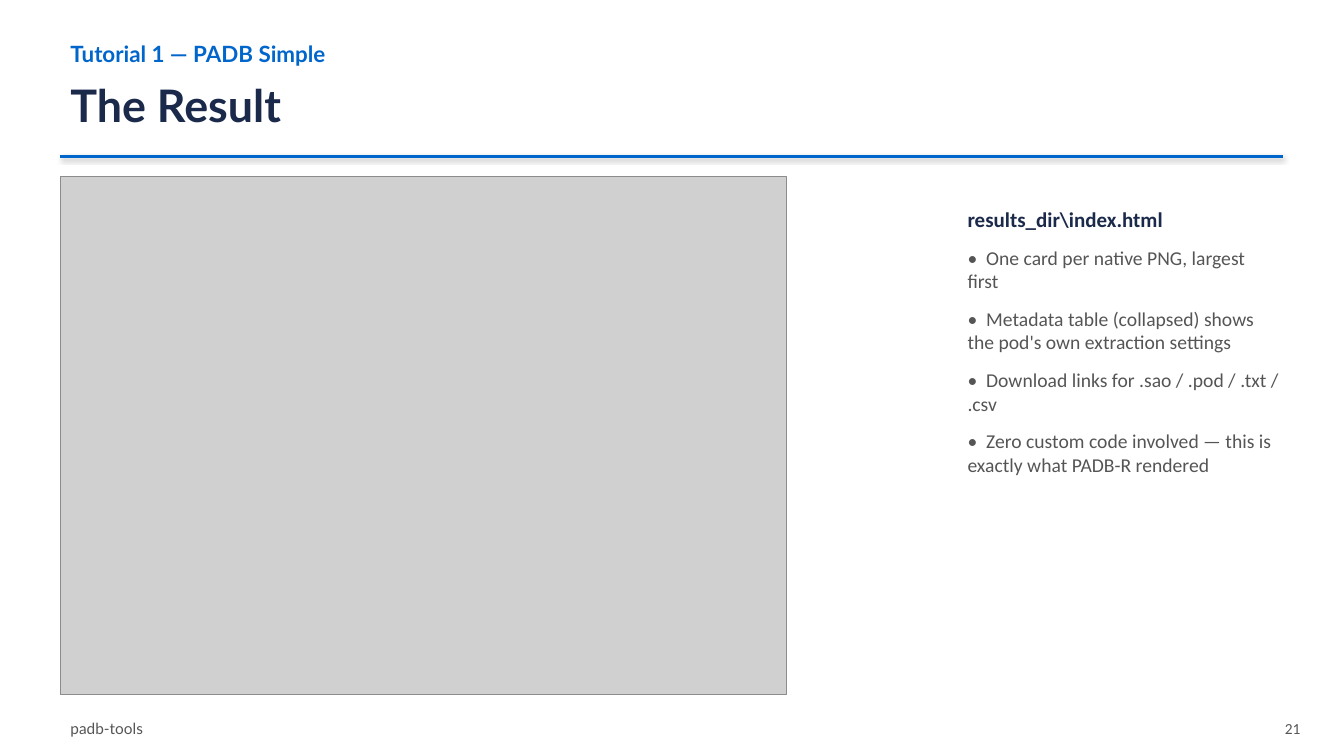
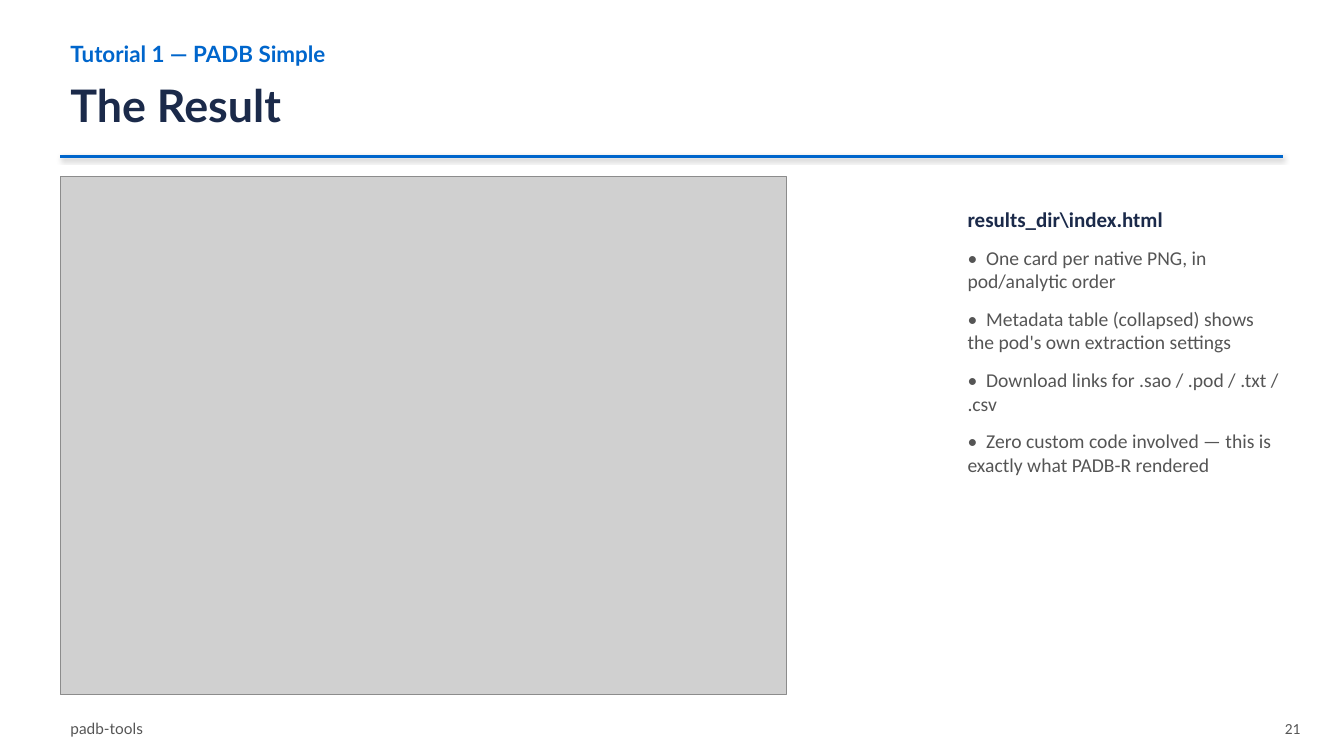
Before and after one commit to damurray/padb-tools, a slide deck: slide 21 of PADB_Simple_and_Interactive.pptx. Drawn at 1344x756 pixels with LibreOffice and Linux fonts; fonts in the diff are those of the drawing; grey boxes stand for pictures. Boxes give left, top, right and bottom in pixels: in the first picture for what was removed or moved away, otherwise in the second. Text is boxed around its words. In the diff, an @@ line names an element or a change of style, - is before the commit and + after.

```diff
--- a/PADB_Simple_and_Interactive.pptx
+++ b/PADB_Simple_and_Interactive.pptx
@@ text at (968, 251, 1207, 291): text changed @@
-• One card per native PNG, largest first
+• One card per native PNG, in pod/analytic order
```
Also in this commit, not shown: 8 other slides changed, 4 slides added.
